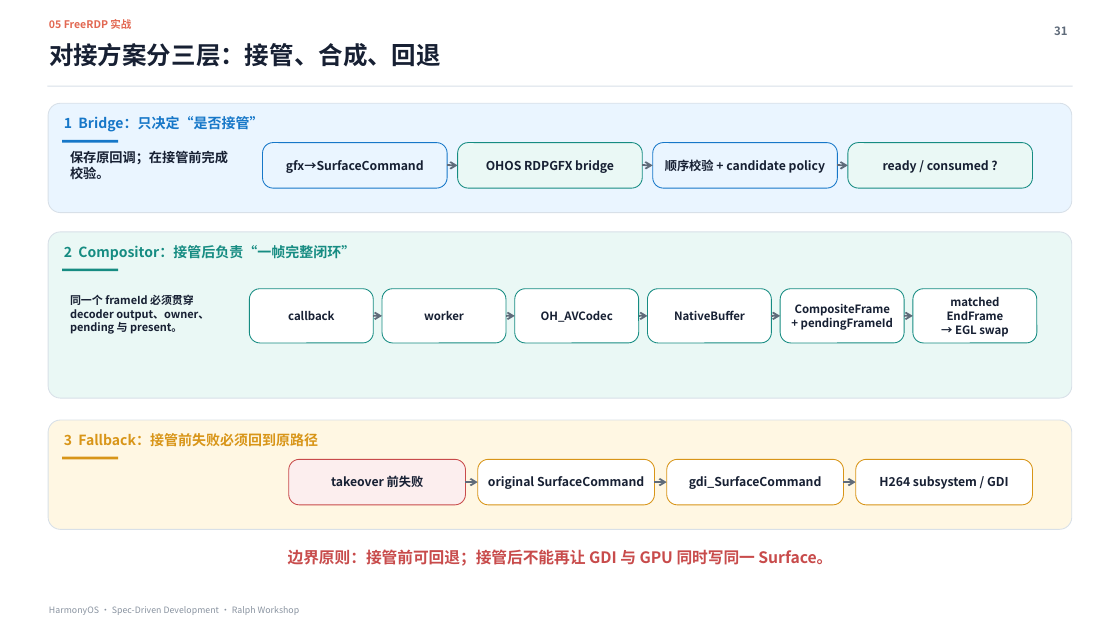
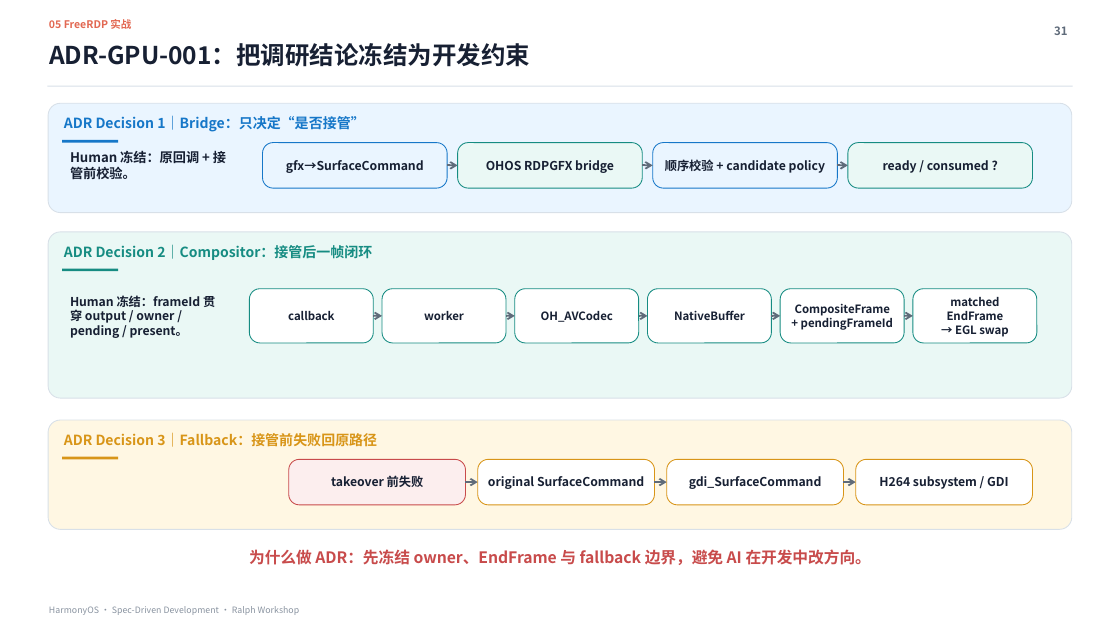
Before and after one commit to xiaomu120413/harmonyos-sdd-ralph-workshop, a slide deck: slide 31 of deliverables/HarmonyOS_SDD_Ralph_Workshop_MDM证据增强版.pptx. Drawn at 1120x630 pixels with LibreOffice and Linux fonts; fonts in the diff are those of the drawing. Boxes give left, top, right and bottom in pixels: in the first picture for what was removed or moved away, otherwise in the second. Text is boxed around its words. In the diff, an @@ line names an element or a change of style, - is before the commit and + after.

```diff
--- a/deliverables/HarmonyOS_SDD_Ralph_Workshop_MDM证据增强版.pptx
+++ b/deliverables/HarmonyOS_SDD_Ralph_Workshop_MDM证据增强版.pptx
@@ text at bbox=[49, 43, 530, 67]: text changed @@
-对接方案分三层：接管、合成、回退
+ADR-GPU-001：把调研结论冻结为开发约束
@@ text at bbox=[64, 115, 364, 132]: text changed @@
-1 Bridge：只决定“是否接管”
+ADR Decision 1｜Bridge：只决定“是否接管”
@@ text at bbox=[70, 150, 226, 180]: text changed @@
-保存原回调；在接管前完成校验。
+Human 冻结：原回调 + 接管前校验。
@@ text at bbox=[64, 244, 372, 260]: text changed @@
-2 Compositor：接管后负责“一帧完整闭环”
+ADR Decision 2｜Compositor：接管后一帧闭环
@@ text at bbox=[70, 295, 215, 338]: text changed; size 9.4 to 10.5 pt @@
-同一个 frameId 必须贯穿 decoder output、owner、pending 与 present。
+Human 冻结：frameId 贯穿 output / owner / pending / present。
@@ text at bbox=[64, 433, 377, 447]: text changed @@
-3 Fallback：接管前失败必须回到原路径
+ADR Decision 3｜Fallback：接管前失败回原路径
@@ text at bbox=[249, 549, 871, 565]: text changed @@
-边界原则：接管前可回退；接管后不能再让 GDI 与 GPU 同时写同一 Surface。
+为什么做 ADR：先冻结 owner、EndFrame 与 fallback 边界，避免 AI 在开发中改方向。
```
Also in this commit, not shown: 9 other slides changed, 2 slides added, 2 slides removed, 12 other files.
